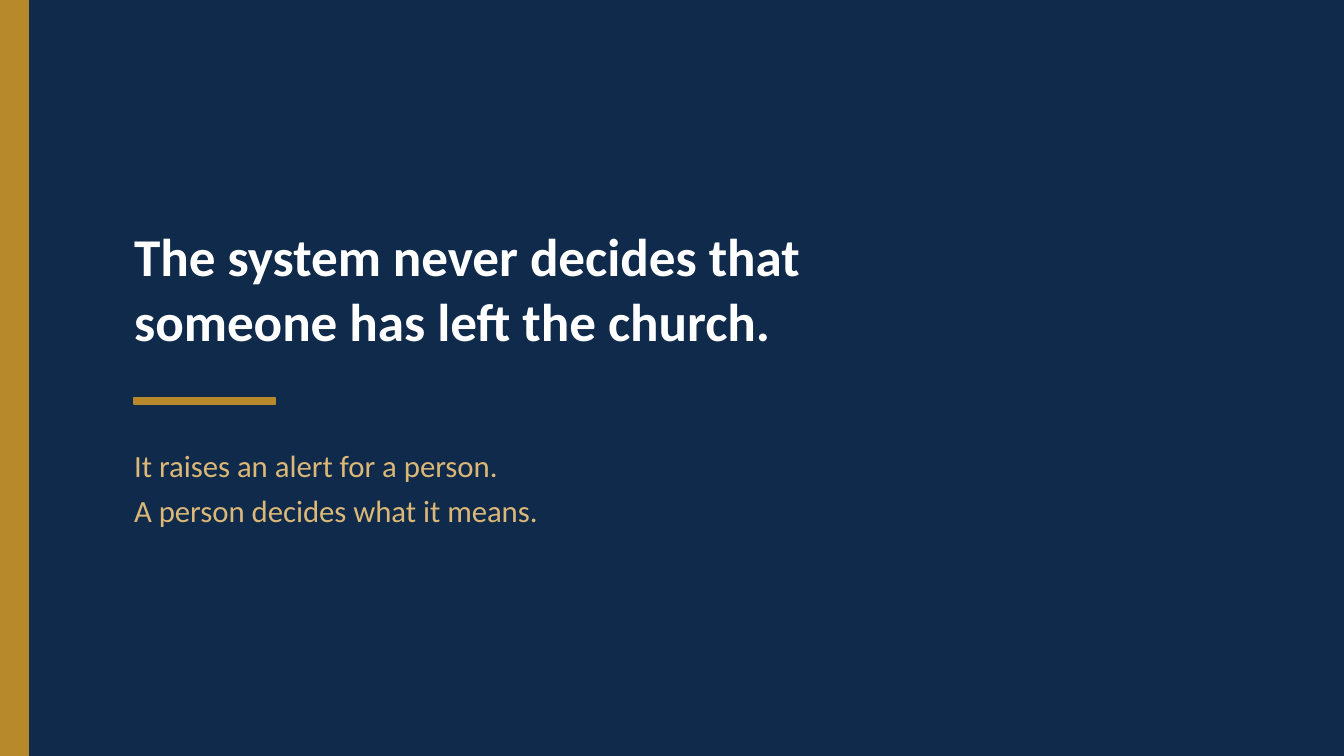
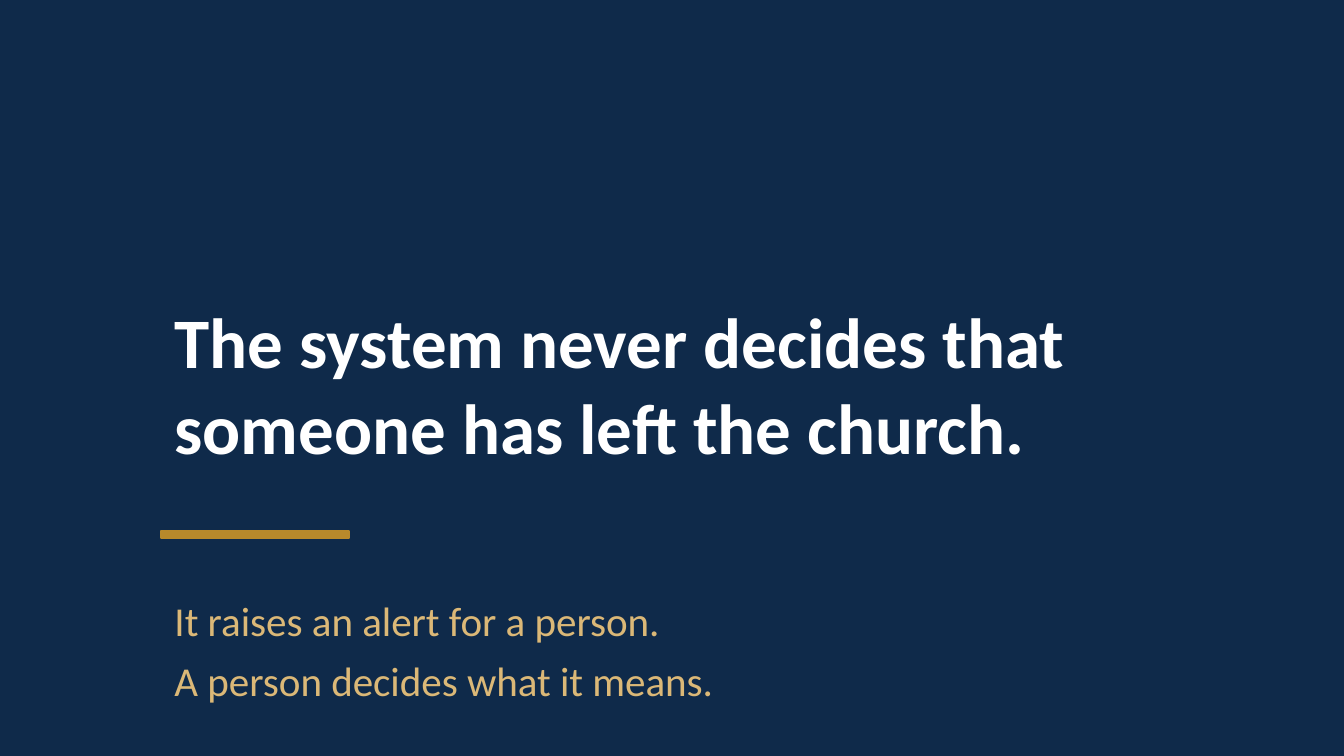
Before and after one commit to nhanhayhaw/ChurchCONNECT, a slide deck: slide 10 of docs/ChurchConnect-Leadership-Presentation.pptx. Drawn at 1344x756 pixels with LibreOffice and Linux fonts; fonts in the diff are those of the drawing. Boxes give left, top, right and bottom in pixels: in the first picture for what was removed or moved away, otherwise in the second. Text is boxed around its words. In the diff, an @@ line names an element or a change of style, - is before the commit and + after.

```diff
--- a/docs/ChurchConnect-Leadership-Presentation.pptx
+++ b/docs/ChurchConnect-Leadership-Presentation.pptx
@@ rectangle removed at [0, 0, 28, 755] @@
@@ text "The system never decides that": place and size @@
-text "The system never decides that" at [134, 238, 800, 342]
+text "The system never decides that" at [174, 318, 1065, 455]
@@ text "The system never decides that" at [174, 318, 1065, 455]: size 28.5 to 38 pt; line spacing 34.5pt to 46pt @@
@@ rectangle: place and size @@
-rectangle at [134, 398, 276, 403]
+rectangle at [161, 531, 349, 539]
@@ text "It raises an alert for ...": place and size @@
-text "It raises an alert for ..." at [134, 455, 537, 527]
+text "It raises an alert for ..." at [174, 607, 713, 703]
@@ text "It raises an alert for ..." at [174, 607, 713, 703]: size 16.5 to 22 pt; line spacing 24pt to 32pt @@
```
Also in this commit, not shown: 20 other slides changed, 1 slide added, 11 other files.
